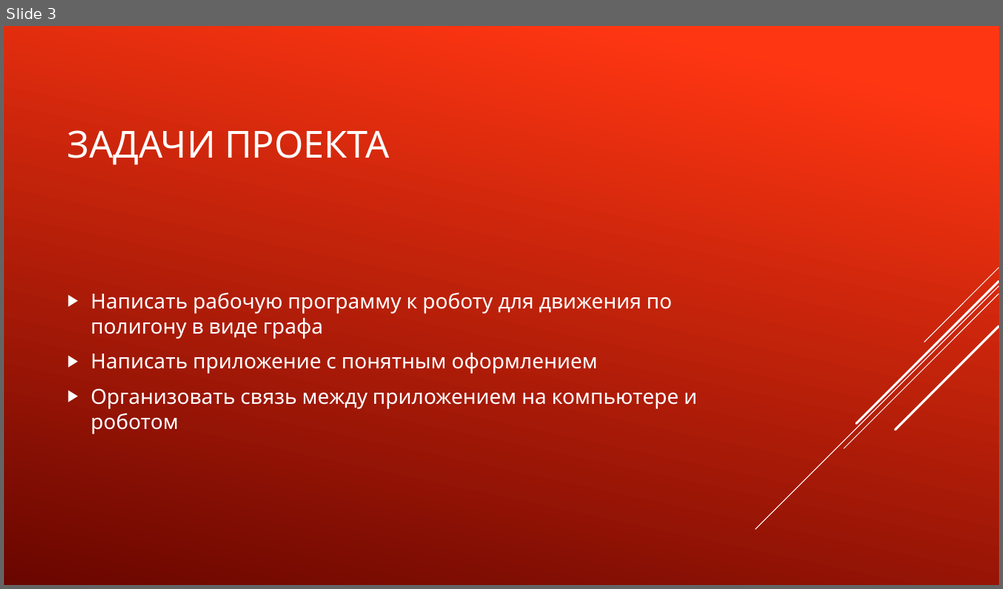
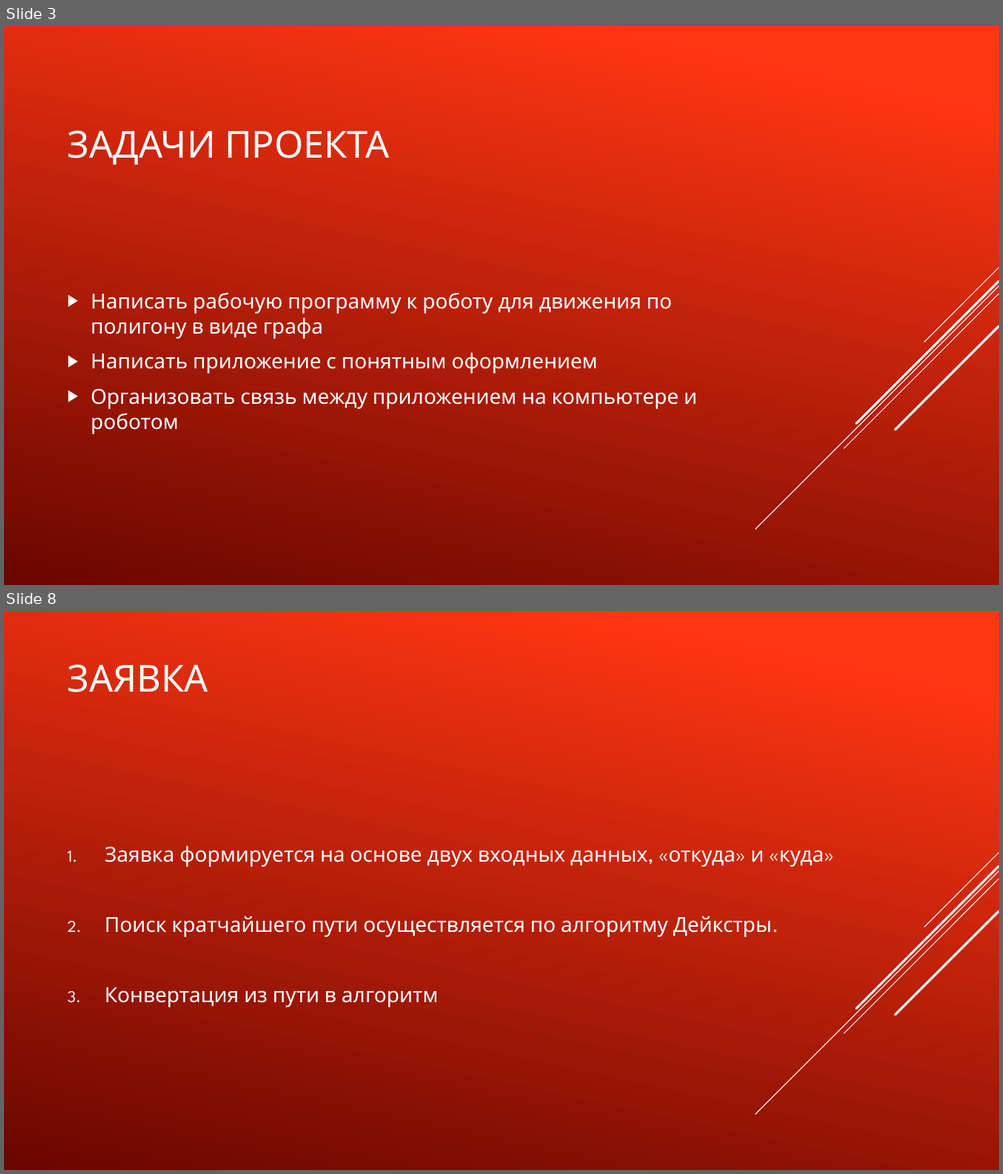
Before and after one commit to TransoChel/ProjectRobotLogistic, a slide deck: Проект «Робот-логист».pptx. Shown one above the other, each under a label of ours: slide 3 before the commit, slides 3 and 8 after it; the slides between them are not shown. The pictures are 1003x589 and 1003x1174 pixels, drawn with LibreOffice and Linux fonts; fonts in the diff are those of the drawing. Boxes give left, top, right and bottom in pixels: in the first picture for what was removed or moved away, otherwise in the second. Text is boxed around its words. In the diff, an @@ line names an element or a change of style, - is before the commit and + after.

```diff
--- a/Проект «Робот-логист».pptx
+++ b/Проект «Робот-логист».pptx
@@ slide 8 added at [4,611,999,1170], background gradient #FF3712 to #6A0600; not listed: 5 template elements that a slide beside it also shows @@
@@ title added at [68,664,208,692], 36 pt, text #FFFFFF @@
+ЗАЯВКА
@@ text added at [105,846,824,1008], 20 pt, text #FFFFFF @@
+1. Заявка формируется на основе двух входных данных, «откуда» и «куда»
+2. Поиск кратчайшего пути осуществляется по алгоритму Дейкстры.
+3. Конвертация из пути в алгоритм
```
Also in this commit, not shown: 3 slides changed, 4 other slides added, 1 slide removed, 5 other files.
